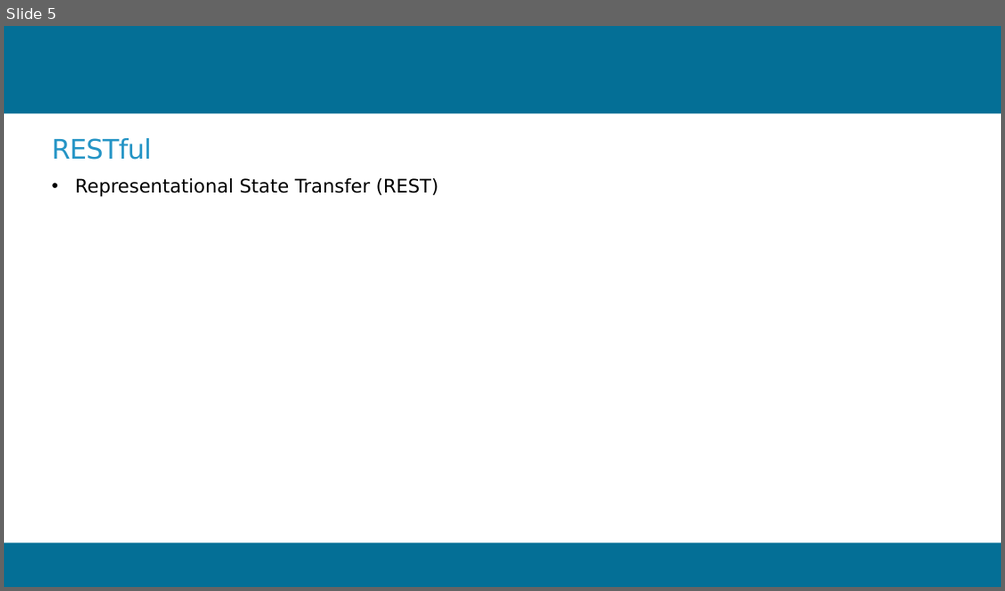
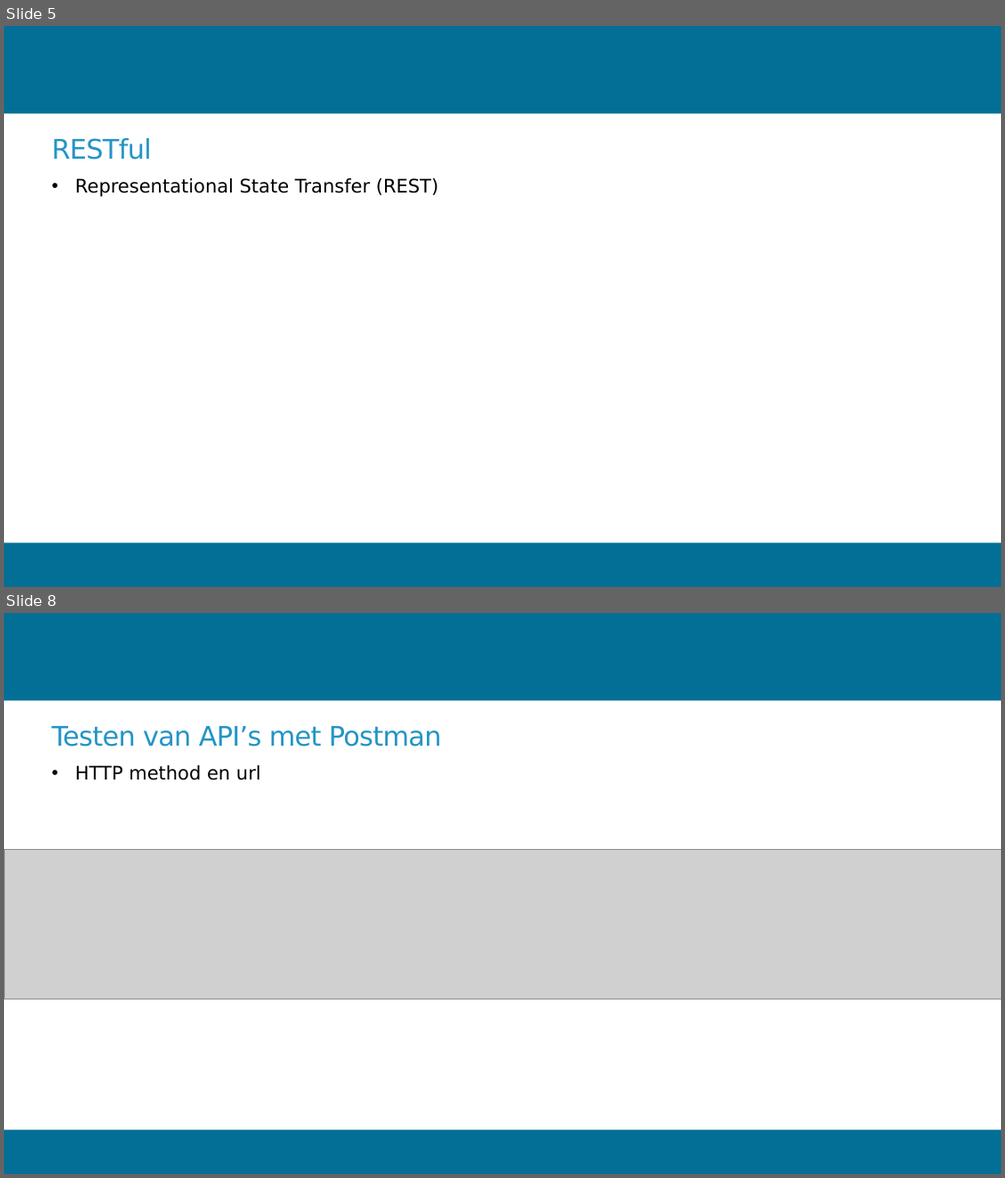
Before and after one commit to feddevanderlist/workshop, a slide deck: extraResources/Workshops-week3.pptx. Shown one above the other, each under a label of ours: slide 5 before the commit, slides 5 and 8 after it; the slides between them are not shown. The pictures are 1005x591 and 1005x1178 pixels, drawn with LibreOffice and Linux fonts; fonts in the diff are those of the drawing; grey boxes stand for pictures; background and template pictures are left out. Boxes give left, top, right and bottom in pixels: in the first picture for what was removed or moved away, otherwise in the second. Text is boxed around its words. In the diff, an @@ line names an element or a change of style, - is before the commit and + after.

```diff
--- a/extraResources/Workshops-week3.pptx
+++ b/extraResources/Workshops-week3.pptx
@@ slide 8 added at (4, 613, 1001, 1174), background #FFFFFF; not listed: 2 template elements that a slide beside it also shows @@
@@ title added at (52, 726, 442, 747), 26 pt, text #2494C5 @@
+Testen van API’s met Postman
@@ text added at (75, 765, 261, 780), 18 pt, text #000000 @@
+• HTTP method en url
@@ picture added at (4, 850, 1001, 999) @@
```
Also in this commit, not shown: 2 slides changed, 4 other slides added, 4 other files.
